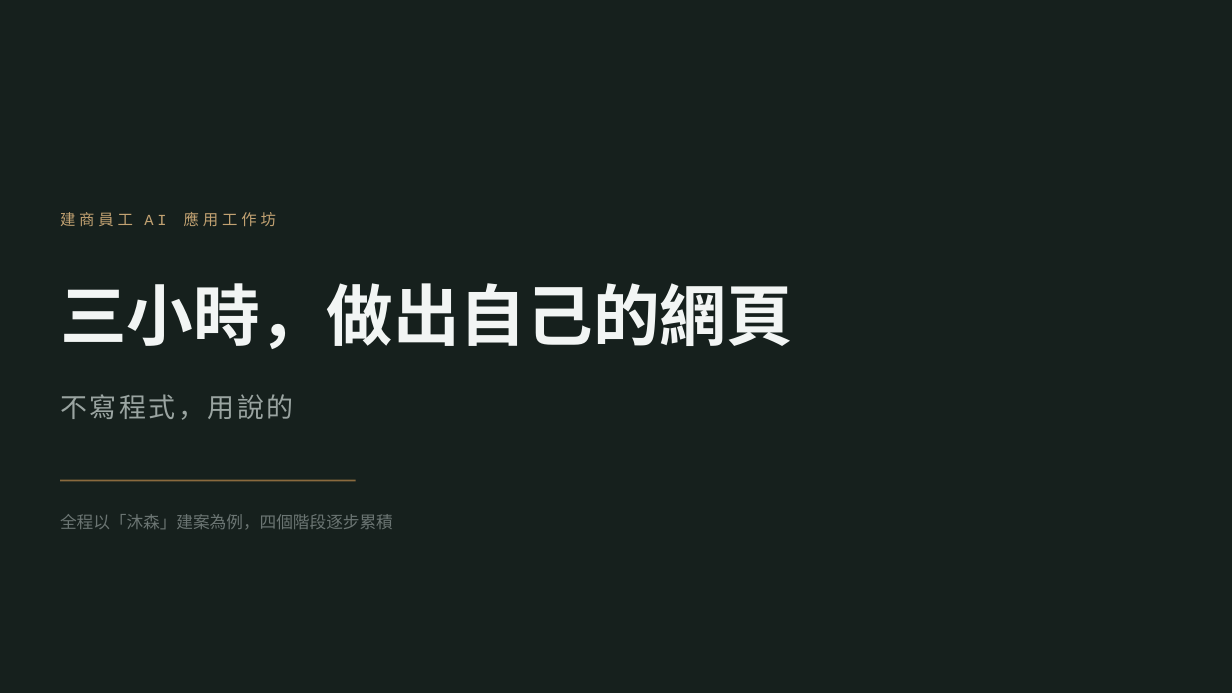
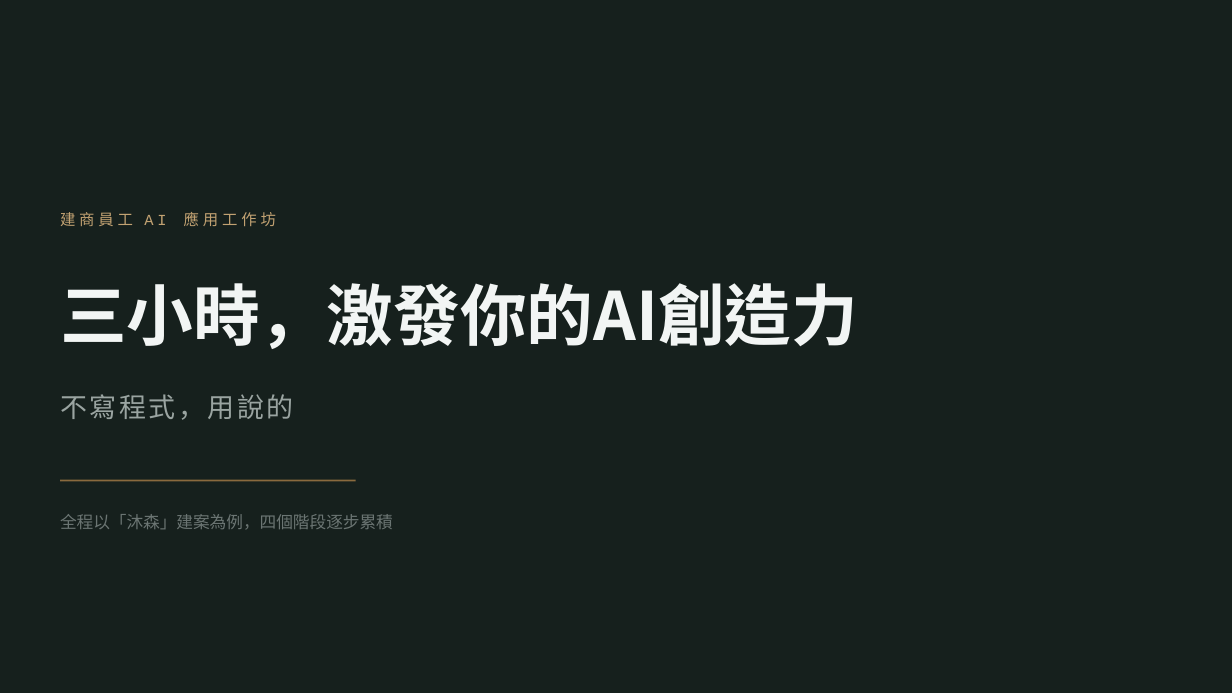
Before and after one commit to b39070566/architectureAiClass, a slide deck: slide 1 of slides/vibe-coding-workshop.pptx. Drawn at 1232x693 pixels with LibreOffice and Linux fonts; fonts in the diff are those of the drawing. Boxes give left, top, right and bottom in pixels: in the first picture for what was removed or moved away, otherwise in the second. Text is boxed around its words. In the diff, an @@ line names an element or a change of style, - is before the commit and + after.

```diff
--- a/slides/vibe-coding-workshop.pptx
+++ b/slides/vibe-coding-workshop.pptx
@@ text at [60,283,858,349]: text changed @@
-三小時，做出自己的網頁
+三小時，激發你的AI創造力
```
Also in this commit, not shown: 8 other slides changed, 1 slide added, 1 other file.
